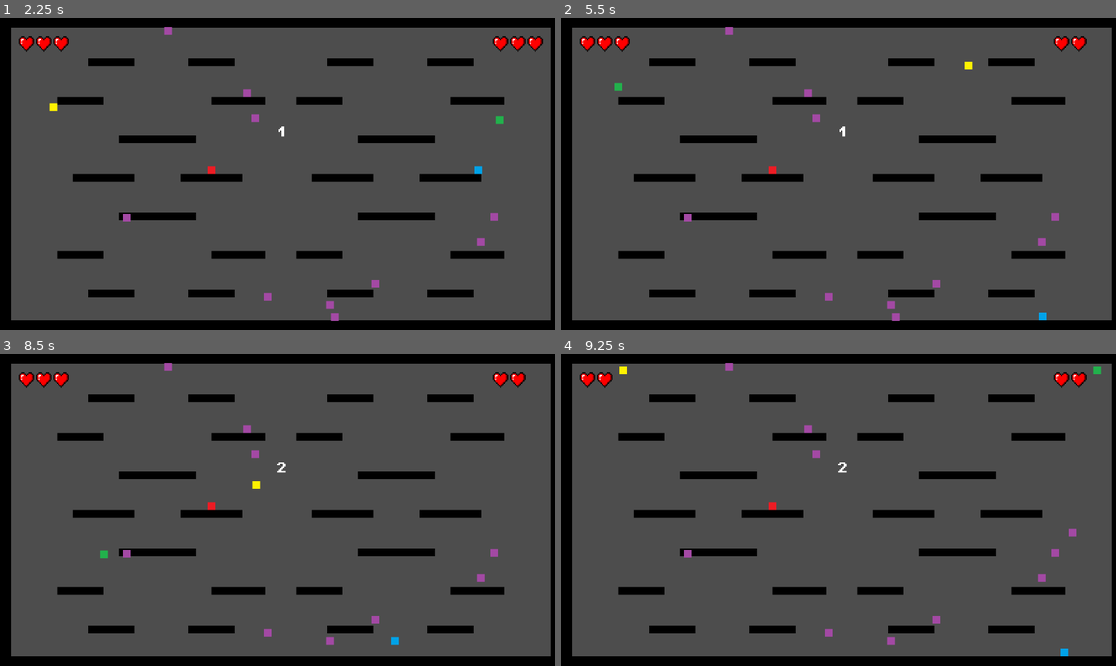
Above: before the commit, frames 1-4 (two rows, left to right).
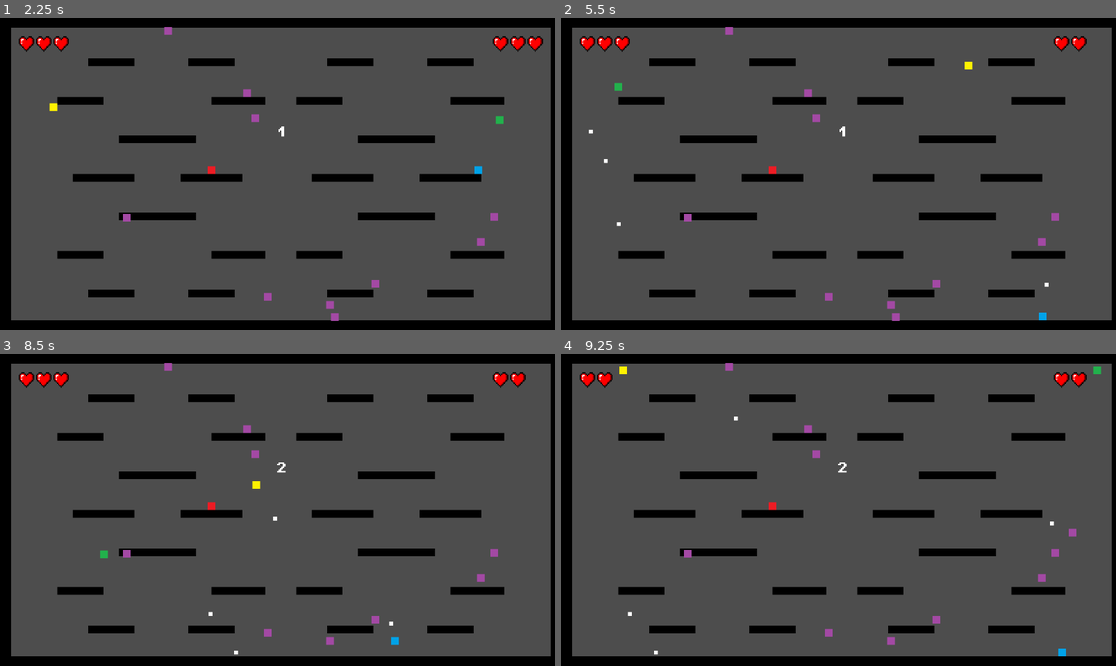
Above: after the commit, the same moments.

Repository: SSkoumal/GameDesignFinalProject
Game: Godot game, scene res://scenes/home_screen.tscn
Same seed, same stepped clock (60 frames per second), same inputs: the game is played once before the commit and once after it.
Inputs:
- Up to frame 1 (2.25 s): click "Start Game" at 0.5 s; hold Down (aim_down_1, bound only after the commit) 1.28-2.03 s; hold Right (move_right_1) from 1.28 s (still down); tap Up (jump1) at 1.52 s; tap S (aim_down_2, bound only after the commit) at 1.55, 2.1 s
- Up to frame 2 (5.5 s): tap Up (jump1) at 2.27, 3.77, 4.52, 5.27 s; tap Shift (shoot_1, bound only after the commit) at 2.3, 5.3 s; release Right (move_right_1) at 2.78 s; hold Left (move_left_1) 2.78-3.53 s; hold Shift (shoot_1, bound only after the commit) 2.78-3.53 s; tap Tab (shoot_2, bound only after the commit) at 3.05, 3.6 s; hold Right (move_right_1) 3.53-5.03 s; tap Down (aim_down_1, bound only after the commit) at 3.8 s; hold S (aim_down_2, bound only after the commit) 4.28-5.03 s; tap A (move_left_2) at 4.35 s; hold Left (move_left_1) from 5.03 s (still down); tap D (move_right_2) at 5.1 s
- Up to frame 3 (8.5 s): release Left (move_left_1) at 5.78 s; hold Right (move_right_1) 5.78-6.53 s; hold Down (aim_down_1, bound only after the commit) 5.78-6.53 s; tap Tab (shoot_2, bound only after the commit) at 6.05, 8.1 s; hold Left (move_left_1) 6.53-8.03 s; tap S (aim_down_2, bound only after the commit) at 6.6, 7.55 s; tap Up (jump1) at 6.77, 7.52, 8.27 s; tap Down (aim_down_1, bound only after the commit) at 6.8 s; hold Shift (shoot_1, bound only after the commit) 7.28-8.03 s; hold Right (move_right_1) from 8.03 s (still down); tap Shift (shoot_1, bound only after the commit) at 8.3 s
- Up to frame 4 (9.25 s): keep holding Right (move_right_1); hold Down (aim_down_1, bound only after the commit) from 8.78 s (still down); tap Tab (shoot_2, bound only after the commit) at 9.05 s

Frame 1 is identical in both runs. In frame 2, less than 0.1% of the frame differs, in the area x 5-88%, y 35-87%; in frame 3, less than 0.1%; in frame 4, less than 0.1%, in the area x 12-92%, y 20-97%.

Commit message:
adding shooting

Diff:
--- a/project.godot
+++ b/project.godot
@@ -47,6 +47,56 @@
 "events": [Object(InputEventKey,"resource_local_to_scene":false,"resource_name":"","device":-1,"window_id":0,"alt_press …(192 unchanged characters)…
 ]
 }
+shoot_1={
+"deadzone": 0.5,
+"events": [Object(InputEventKey,"resource_local_to_scene":false,"resource_name":"","device":0,"window_id":0,"alt_pressed":false,"shift_pressed":false,"ctrl_pressed":false,"meta_pressed":false,"pressed":false,"keycode":0,"physical_keycode":4194325,"key_label":0,"unicode":0,"location":0,"echo":false,"script":null)
+]
+}
+shoot_2={
+"deadzone": 0.5,
+"events": [Object(InputEventKey,"resource_local_to_scene":false,"resource_name":"","device":0,"window_id":0,"alt_pressed":false,"shift_pressed":false,"ctrl_pressed":false,"meta_pressed":false,"pressed":false,"keycode":0,"physical_keycode":4194306,"key_label":0,"unicode":0,"location":0,"echo":false,"script":null)
+]
+}
+aim_up_1={
+"deadzone": 0.5,
+"events": [Object(InputEventKey,"resource_local_to_scene":false,"resource_name":"","device":0,"window_id":0,"alt_pressed":false,"shift_pressed":false,"ctrl_pressed":false,"meta_pressed":false,"pressed":false,"keycode":0,"physical_keycode":4194320,"key_label":0,"unicode":0,"location":0,"echo":false,"script":null)
+]
+}
+aim_down_1={
+"deadzone": 0.5,
+"events": [Object(InputEventKey,"resource_local_to_scene":false,"resource_name":"","device":0,"window_id":0,"alt_pressed":false,"shift_pressed":false,"ctrl_pressed":false,"meta_pressed":false,"pressed":false,"keycode":0,"physical_keycode":4194322,"key_label":0,"unicode":0,"location":0,"echo":false,"script":null)
+]
+}
+aim_left_1={
+"deadzone": 0.5,
+"events": [Object(InputEventKey,"resource_local_to_scene":false,"resource_name":"","device":0,"window_id":0,"alt_pressed":false,"shift_pressed":false,"ctrl_pressed":false,"meta_pressed":false,"pressed":false,"keycode":0,"physical_keycode":4194319,"key_label":0,"unicode":0,"location":0,"echo":false,"script":null)
+]
+}
+aim_right_1={
+"deadzone": 0.5,
+"events": [Object(InputEventKey,"resource_local_to_scene":false,"resource_name":"","device":0,"window_id":0,"alt_pressed":false,"shift_pressed":false,"ctrl_pressed":false,"meta_pressed":false,"pressed":false,"keycode":0,"physical_keycode":4194321,"key_label":0,"unicode":0,"location":0,"echo":false,"script":null)
+]
+}
+aim_up_2={
+"deadzone": 0.5,
+"events": [Object(InputEventKey,"resource_local_to_scene":false,"resource_name":"","device":-1,"window_id":0,"alt_pressed":false,"shift_pressed":false,"ctrl_pressed":false,"meta_pressed":false,"pressed":false,"keycode":0,"physical_keycode":87,"key_label":0,"unicode":119,"location":0,"echo":false,"script":null)
+]
+}
+aim_down_2={
+"deadzone": 0.5,
+"events": [Object(InputEventKey,"resource_local_to_scene":false,"resource_name":"","device":-1,"window_id":0,"alt_pressed":false,"shift_pressed":false,"ctrl_pressed":false,"meta_pressed":false,"pressed":false,"keycode":0,"physical_keycode":83,"key_label":0,"unicode":115,"location":0,"echo":false,"script":null)
+]
+}
+aim_left_2={
+"deadzone": 0.5,
+"events": [Object(InputEventKey,"resource_local_to_scene":false,"resource_name":"","device":-1,"window_id":0,"alt_pressed":false,"shift_pressed":false,"ctrl_pressed":false,"meta_pressed":false,"pressed":false,"keycode":0,"physical_keycode":65,"key_label":0,"unicode":97,"location":0,"echo":false,"script":null)
+]
+}
+aim_right_2={
+"deadzone": 0.5,
+"events": [Object(InputEventKey,"resource_local_to_scene":false,"resource_name":"","device":-1,"window_id":0,"alt_pressed":false,"shift_pressed":false,"ctrl_pressed":false,"meta_pressed":false,"pressed":false,"keycode":0,"physical_keycode":68,"key_label":0,"unicode":100,"location":0,"echo":false,"script":null)
+]
+}
 
 [rendering]
 
--- /dev/null
+++ b/scenes/bullet.tscn
@@ -0,0 +1,16 @@
+[gd_scene load_steps=4 format=3 uid="uid://cpv313o3dewui"]
+
+[ext_resource type="Script" path="res://scripts/bullet.gd" id="1_xojeb"]
+[ext_resource type="Texture2D" uid="uid://bf36pgjtrg2mt" path="res://assets/sprites/Designs/white.png" id="2_pf50l"]
+
+[sub_resource type="RectangleShape2D" id="RectangleShape2D_ukg3i"]
+
+[node name="Bullet" type="Area2D"]
+script = ExtResource("1_xojeb")
+
+[node name="Sprite2D" type="Sprite2D" parent="."]
+scale = Vector2(0.5, 0.5)
+texture = ExtResource("2_pf50l")
+
+[node name="CollisionShape2D" type="CollisionShape2D" parent="."]
+shape = SubResource("RectangleShape2D_ukg3i")
--- /dev/null
+++ b/scripts/bullet.gd
@@ -0,0 +1,20 @@
+extends Area2D
+
+@export var speed := 400.0          # pixels per second
+var direction : Vector2 = Vector2.ZERO
+var owner_id : String = ""          # "Player_1" or "Player_2"
+
+func _ready() -> void:
+	# Auto-delete after 3 s so bullets don’t pile up
+	await get_tree().create_timer(3.0).timeout
+	queue_free()
+
+func _physics_process(delta: float) -> void:
+	position += direction * speed * delta
+
+func _on_Bullet_body_entered(body: Node) -> void:
+	if body.is_in_group("enemy"):
+		if body.owner_id != owner_id:
+			# only hurt the other player’s enemy
+			body.take_damage()
+			queue_free()
--- a/scripts/enemy_1.gd
+++ b/scripts/enemy_1.gd
@@ -8,7 +8,11 @@
 const SPEED = 120.0
 var start_position: Vector2
 
+var owner_id = "player_1"   # or "Player_2" for enemy_2.gd
+var health = 1
+
 func _ready():
+	add_to_group("enemy")
 	start_position = global_position
 
 
@@ -38,3 +42,8 @@
 	navigation_agent.target_position = target_to_chase.global_position
 	velocity = global_position.direction_to(navigation_agent.get_next_path_position()) * SPEED
 	move_and_slide()
+
+func take_damage():
+	health -= 1
+	if health <= 0:
+		queue_free()
--- a/scripts/enemy_2.gd
+++ b/scripts/enemy_2.gd
@@ -8,7 +8,11 @@
 const SPEED = 120.0
 var start_position: Vector2
 
+var owner_id = "player_2"   # or "Player_2" for enemy_2.gd
+var health = 1
+
 func _ready():
+	add_to_group("enemy")
 	start_position = global_position
 
 func reset():
@@ -36,3 +40,8 @@
 	navigation_agent.target_position = target_to_chase.global_position
 	velocity = global_position.direction_to(navigation_agent.get_next_path_position()) * SPEED
 	move_and_slide()
+
+func take_damage():
+	health -= 1
+	if health <= 0:
+		queue_free()
--- a/scripts/killarea.gd
+++ b/scripts/killarea.gd
@@ -1,8 +1,16 @@
+
 extends Area2D
 
 @onready var timer: Timer = $Timer
 
 func _on_body_entered(body: Node2D) -> void:
+	Engine.time_scale = 0.5
+	body.get_node("CollisionShape2D").queue_free()
+	timer.start()
 	if body.has_method("take_damage"):
 		body.take_damage(null)
 		queue_free() # optional: the killarea destroys itself on use
+
+func _on_timer_timeout() -> void:
+	Engine.time_scale = 1
+	get_tree().reload_current_scene()
--- a/scripts/player_1.gd
+++ b/scripts/player_1.gd
@@ -7,6 +7,13 @@
 var health := 3
 var heart_ui
 var invincible = false
+
+var ammo: int = 100
+const BULLET_SCENE := preload("res://scenes/bullet.tscn")
+var shoot_cooldown := 0.25
+var _shoot_timer := 0.0
+
+var gravity2 = ProjectSettings.get_setting("physics/2d/default_gravity")
 
 @onready var animated_sprite = $AnimatedSprite2D
 func _ready():
@@ -34,7 +41,17 @@
 		velocity.x = direction * SPEED
 	else:
 		velocity.x = move_toward(velocity.x, 0, SPEED)
+	_shoot_timer = max(0.0, _shoot_timer - delta)
 
+	var shoot_dir = Vector2(
+		Input.get_action_strength("aim_right_1") - Input.get_action_strength("aim_left_1"),
+		Input.get_action_strength("aim_down_1") - Input.get_action_strength("aim_up_1")
+	)
+
+	if shoot_dir != Vector2.ZERO and Input.is_action_pressed("shoot_1"):
+		if _shoot_timer == 0 and ammo > 0:
+			_shoot_timer = shoot_cooldown
+			_spawn_bullet(shoot_dir.normalized())
 	move_and_slide()
 
 	# Collision detection
@@ -44,6 +61,13 @@
 		if collider.is_in_group("enemy"):
 			take_damage(collider)
 
+
+func _spawn_bullet(dir: Vector2) -> void:
+	var bullet = BULLET_SCENE.instantiate()
+	bullet.position = position
+	bullet.direction = dir
+	bullet.owner_id = "player_1"
+	get_tree().current_scene.add_child(bullet)
 
 func take_damage(enemy: CharacterBody2D = null):
 	if invincible:
--- a/scripts/player_2.gd
+++ b/scripts/player_2.gd
@@ -8,6 +8,12 @@
 var heart_ui
 var invincible = false
 
+var ammo: int = 100
+const BULLET_SCENE := preload("res://scenes/bullet.tscn")
+var shoot_cooldown := 0.25
+var _shoot_timer := 0.0
+
+var gravity2 = ProjectSettings.get_setting("physics/2d/default_gravity")
 
 @onready var animated_sprite = $AnimatedSprite2D
 func _ready():
@@ -36,6 +42,18 @@
 	else:
 		velocity.x = move_toward(velocity.x, 0, SPEED)
 
+	_shoot_timer = max(0.0, _shoot_timer - delta)
+
+# --- Shoot input (Down arrow) ---
+	var shoot_dir = Vector2(
+		Input.get_action_strength("aim_right_2") - Input.get_action_strength("aim_left_2"),
+		Input.get_action_strength("aim_down_2") - Input.get_action_strength("aim_up_2")
+	)
+
+	if shoot_dir != Vector2.ZERO and Input.is_action_pressed("shoot_2"):
+		if _shoot_timer == 0 and ammo > 0:
+			_shoot_timer = shoot_cooldown
+			_spawn_bullet(shoot_dir.normalized())
 	move_and_slide()
 
 	# Collision detection
@@ -99,6 +117,12 @@
 		print("Player is now vulnerable again")
 
 
+func _spawn_bullet(dir: Vector2) -> void:
+	var bullet = BULLET_SCENE.instantiate()
+	bullet.position = position
+	bullet.direction = dir
+	bullet.owner_id = "player_2"
+	get_tree().current_scene.add_child(bullet)
 
 
 func die():
